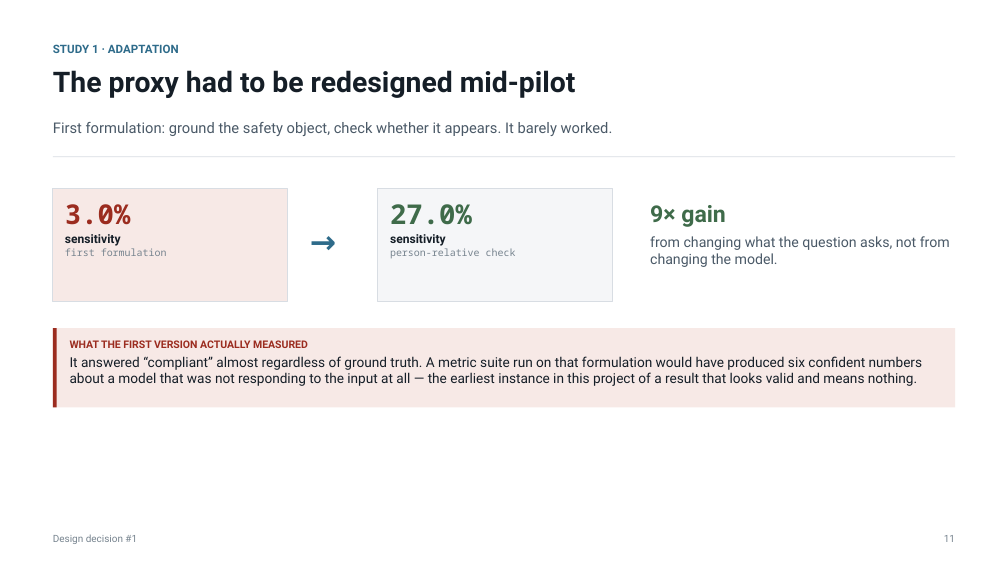
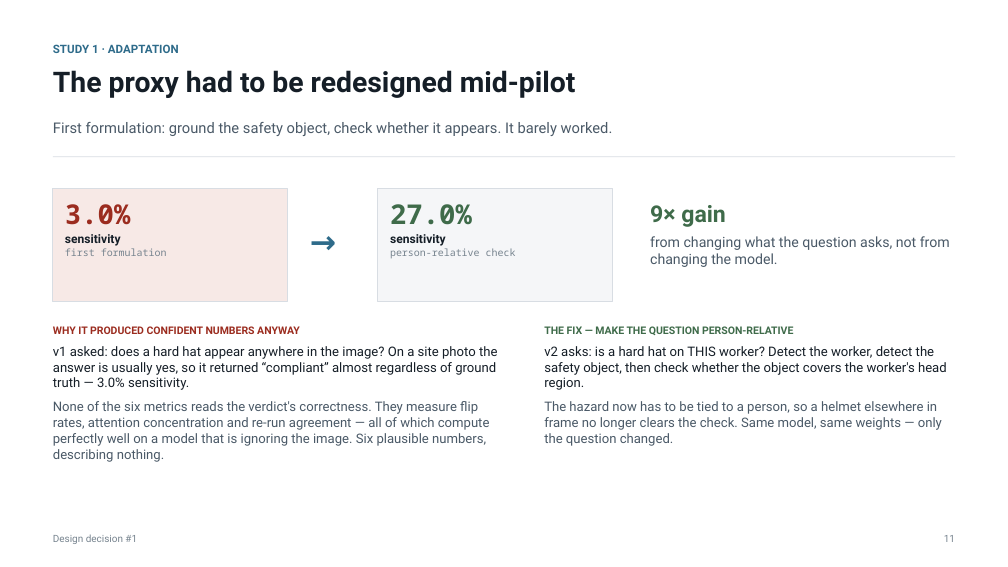
Before and after one commit to kamrul28890/Explainable-AI-for-CM, a slide deck: slide 11 of deck/Construction-VLM-XAI.pptx. Drawn at 1008x567 pixels with LibreOffice and Linux fonts; fonts in the diff are those of the drawing. Boxes give left, top, right and bottom in pixels: in the first picture for what was removed or moved away, otherwise in the second. Text is boxed around its words. In the diff, an @@ line names an element or a change of style, - is before the commit and + after.

```diff
--- a/deck/Construction-VLM-XAI.pptx
+++ b/deck/Construction-VLM-XAI.pptx
@@ rectangle removed at bbox=[53, 328, 955, 408] @@
@@ rectangle removed at bbox=[53, 328, 57, 408] @@
@@ text added at bbox=[53, 326, 497, 462], 12.5 pt, text #4A5967 @@
+WHY IT PRODUCED CONFIDENT NUMBERS ANYWAY
+v1 asked: does a hard hat appear anywhere in the image? On a site photo the answer is usually yes, so it returned “compliant” almost regardless of ground truth — 3.0% sensitivity.
+None of the six metrics reads the verdict's correctness. They measure flip rates, attention concentration and re-run agreement — all of which compute perfectly well on a model that is ignoring the image. Six plausible numbers, describing nothing.
@@ text added at bbox=[544, 326, 947, 446], 12.5 pt, text #4A5967 @@
+THE FIX — MAKE THE QUESTION PERSON-RELATIVE
+v2 asks: is a hard hat on THIS worker? Detect the worker, detect the safety object, then check whether the object covers the worker's head region.
+The hazard now has to be tied to a person, so a helmet elsewhere in frame no longer clears the check. Same model, same weights — only the question changed.
@@ text removed at bbox=[70, 340, 923, 386] @@
-WHAT THE FIRST VERSION ACTUALLY MEASURED
-It answered “compliant” almost regardless of ground truth. A metric suite run on that formulation would have produced six confident numbers about a model that was not responding to the input at all — the earliest instance in this project of a result that looks valid and means nothing.
```
Also in this commit, not shown: 1 other slide changed, 1 other file.
